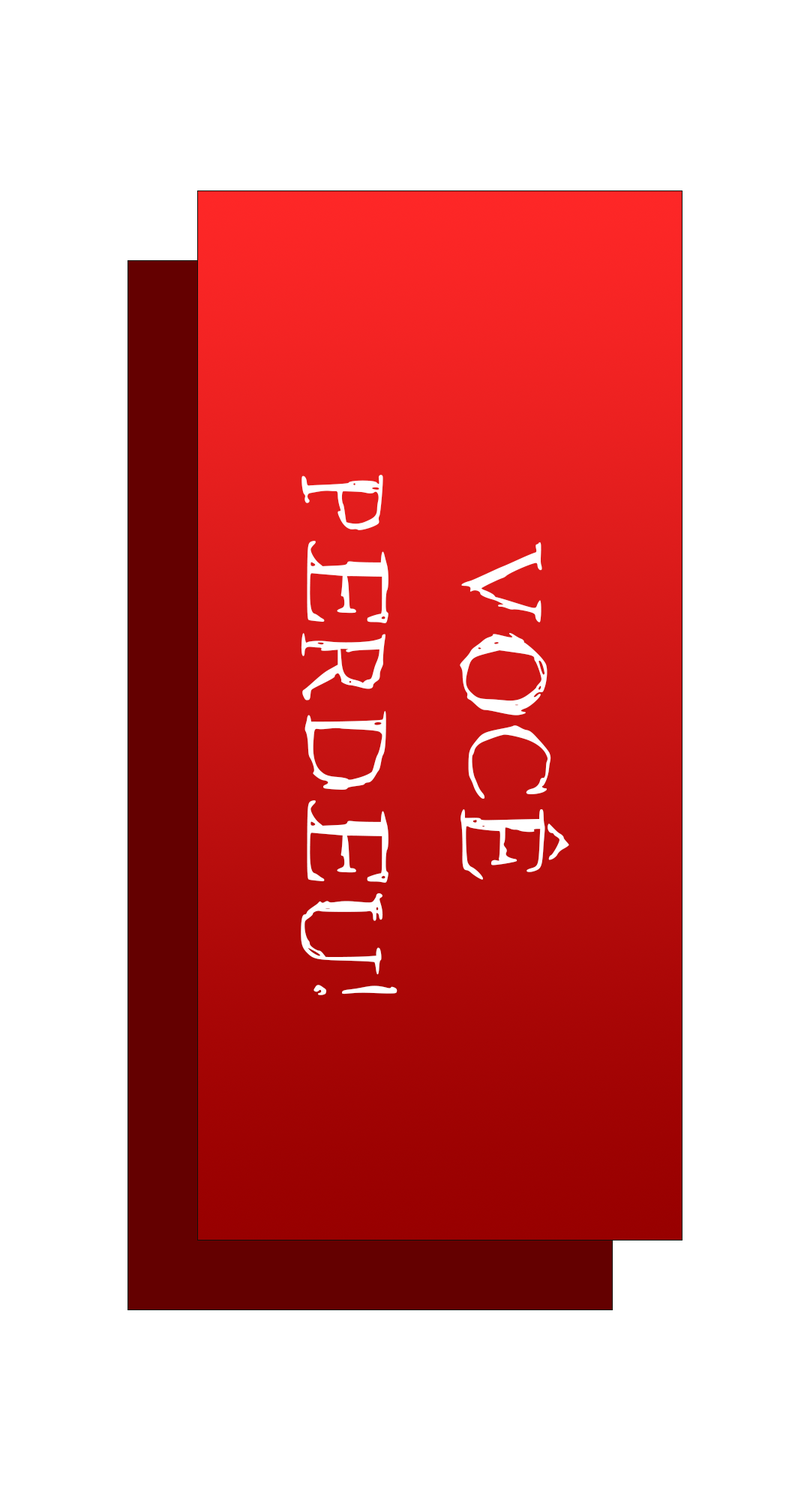
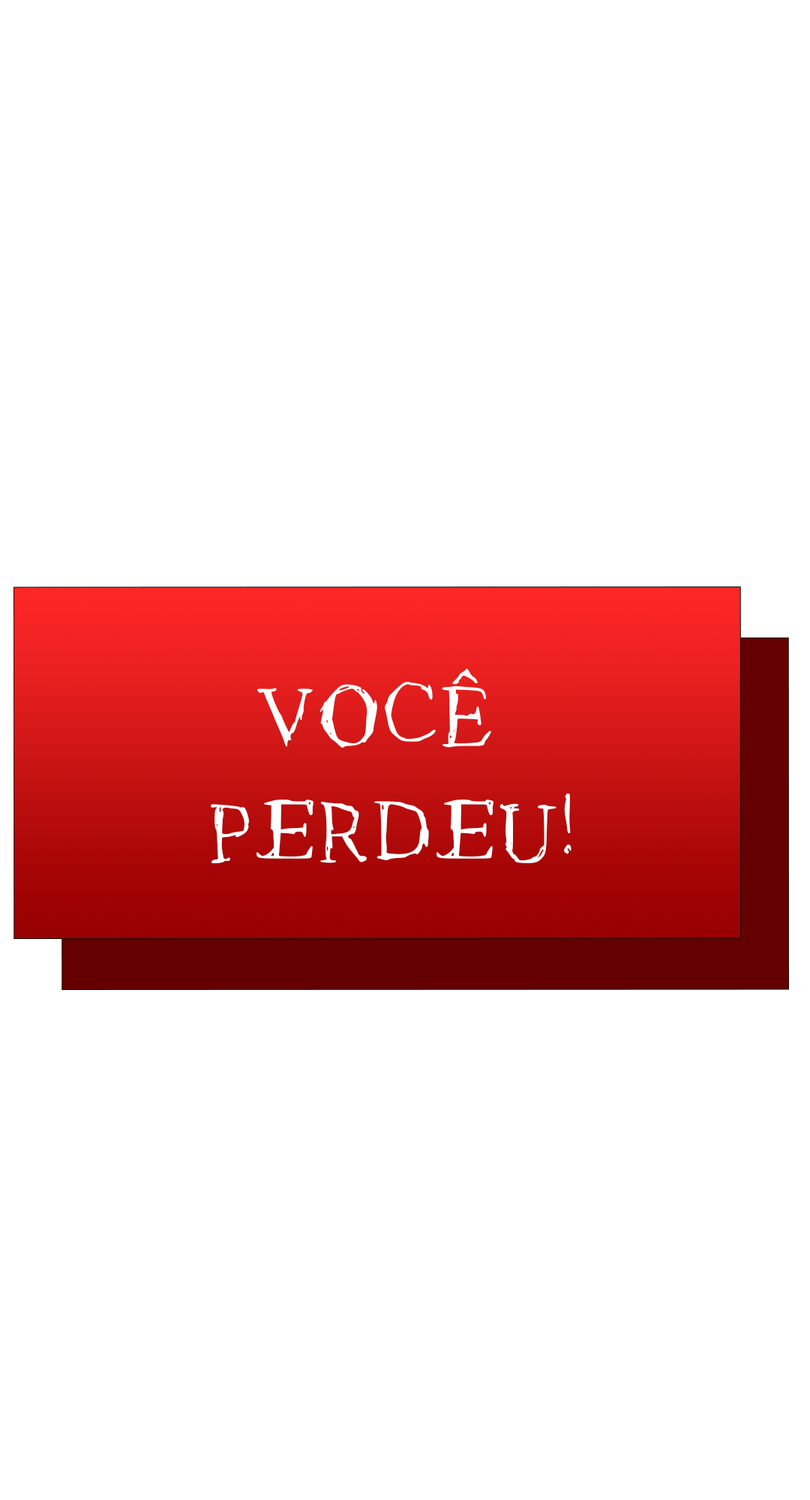
Layered file, before and after one edit (810×1500). Changes by layer:
painted on "VocÊ perdeu!" over (x1=210, y1=474, x2=572, y2=996)
painted on "Retângulo 1 copiar" over (x1=13, y1=190, x2=742, y2=1241)
painted on "Retângulo 1" over (x1=61, y1=260, x2=790, y2=1311)
removed layer "Plano de Fundo" over (x1=13, y1=190, x2=790, y2=1311)
